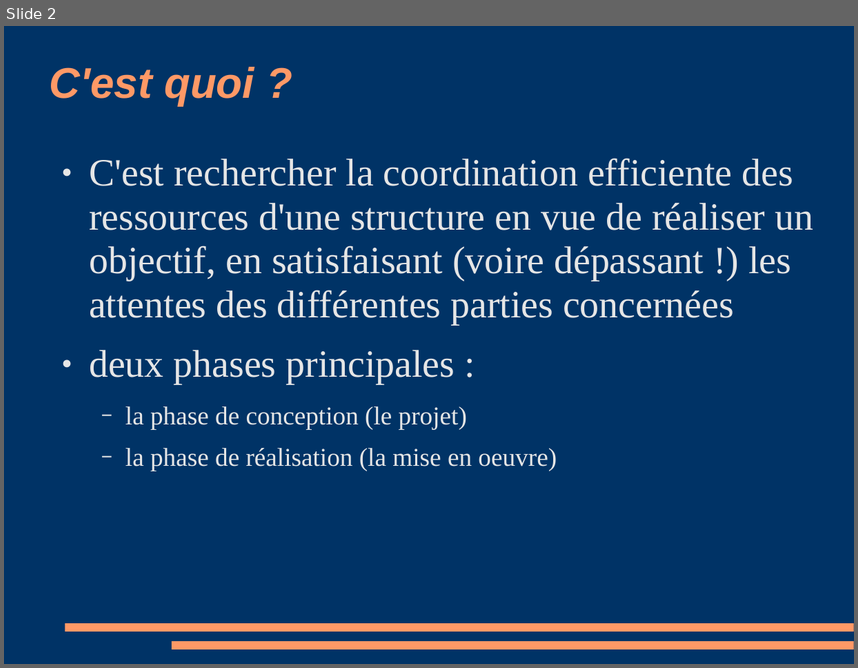
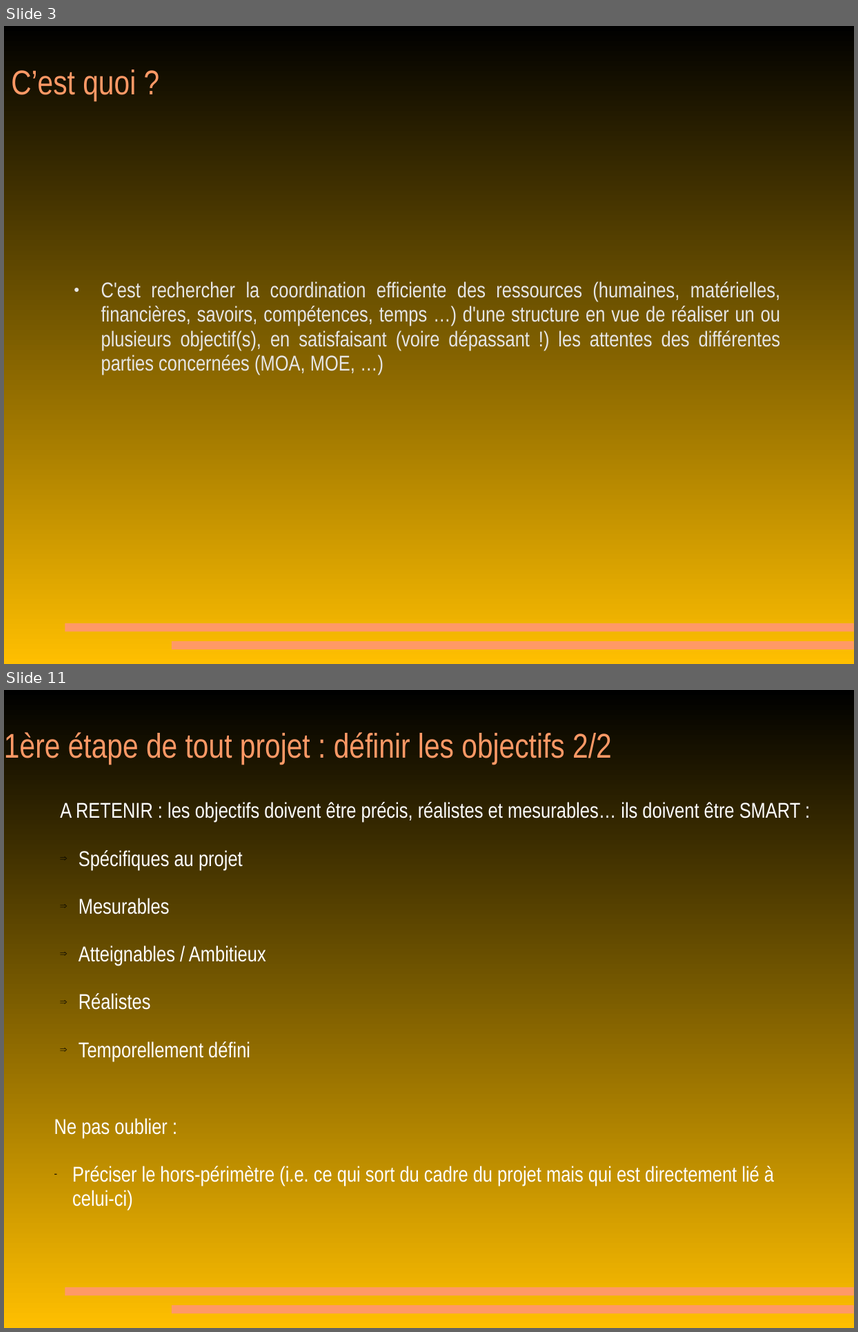
Before and after one commit to MichaelMondou/Cours, a slide deck: Gestion de projet/010 cours 1 gestion projet.pps. Shown one above the other, each under a label of ours: slide 2 before the commit, slides 3 and 11 after it; the slides between them are not shown. The pictures are 858x668 and 858x1332 pixels, drawn with LibreOffice and Linux fonts; fonts in the diff are those of the drawing. Boxes give left, top, right and bottom in pixels: in the first picture for what was removed or moved away, otherwise in the second. Text is boxed around its words. In the diff, an @@ line names an element or a change of style, - is before the commit and + after.

Commit message:
Les PDFs de gestion de projet à jour.

```diff
--- a/Gestion de projet/010 cours 1 gestion projet.pps
+++ b/Gestion de projet/010 cours 1 gestion projet.pps
@@ slide 11 added at (4,690,854,1328), background gradient #000000 to #FFBF00; not listed: 2 template elements that a slide beside it also shows @@
@@ title added at (4,732,612,764), 32 pt, text #FF9966 @@
+1ère étape de tout projet : définir les objectifs 2/2
@@ text added at (60,802,801,1061), 20 pt, text #FFFFFF @@
+A RETENIR : les objectifs doivent être précis, réalistes et mesurables… ils doivent être SMART :
+⇒ Spécifiques au projet
+⇒ Mesurables
+⇒ Atteignables / Ambitieux
+⇒ Réalistes
+⇒ Temporellement défini
@@ text added at (54,1118,774,1210), 20 pt, text #FFFFFF @@
+Ne pas oublier :
+– Préciser le hors-périmètre (i.e. ce qui sort du cadre du projet mais qui est directement lié à celui-ci)
@@ what was slide 2 is now slide 3 @@
@@ slide 3 changed as well @@
@@ background #003366 to gradient #000000 to #FFBF00 @@
@@ title at (11,69,136,101): text changed; size 40 to 32 pt; font Arial to Arial Narrow; bold off; italic off @@
-C'est quoi ?
+C’est quoi ?
@@ text at (101,281,781,374): text changed; size 36 to 20 pt; font Times New Roman to Arial Narrow @@
-● C'est rechercher la coordination efficiente des ressources d'une structure en vue de réaliser un objectif, en satisfaisant (voire dépassant !) les attentes des différentes parties concernées
-● deux phases principales :
-  − la phase de conception (le projet)
-  − la phase de réalisation (la mise en oeuvre)
+● C'est rechercher la coordination efficiente des ressources (humaines, matérielles, financières, savoirs, compétences, temps …) d'une structure en vue de réaliser un ou plusieurs objectif(s), en satisfaisant (voire dépassant !) les attentes des différentes parties concernées (MOA, MOE, …)
```
Also in this commit, not shown: 5 other slides changed, 8 other slides added, 8 slides removed, 9 other files.
